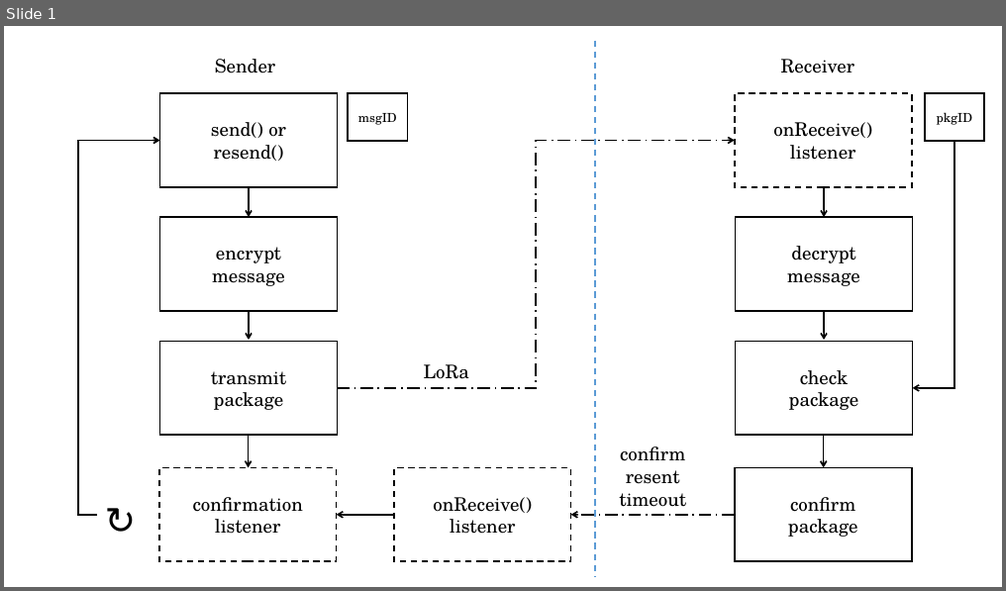
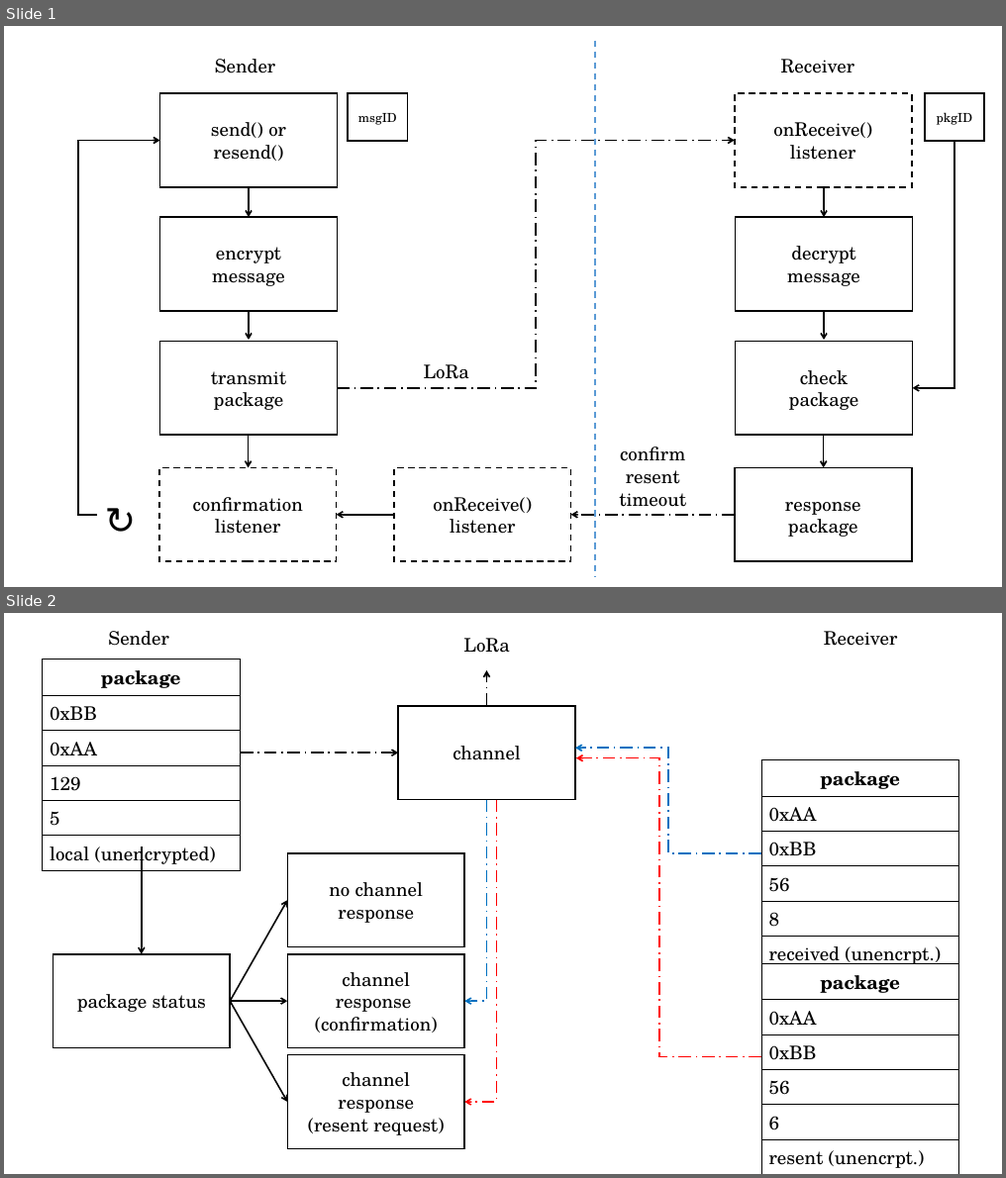
Before and after one commit to josephpal/esp32-LoraWAN, a slide deck: documentation/State-Machine.pptx. Shown one above the other, each under a label of ours: slide 1 before the commit, slides 1 and 2 after it. The pictures are 1006x591 and 1006x1178 pixels, drawn with LibreOffice and Linux fonts; fonts in the diff are those of the drawing. Boxes give left, top, right and bottom in pixels: in the first picture for what was removed or moved away, otherwise in the second. Text is boxed around its words. In the diff, an @@ line names an element or a change of style, - is before the commit and + after.

```diff
--- a/documentation/State-Machine.pptx
+++ b/documentation/State-Machine.pptx
@@ slide 2 added at box(4, 613, 1002, 1174), background #FFFFFF @@
@@ text added at box(108, 631, 169, 646), 18 pt, text #000000 @@
+Sender
@@ text added at box(463, 638, 509, 653), 18 pt, text #000000 @@
+LoRa
@@ text added at box(824, 631, 898, 646), 18 pt, text #000000 @@
+Receiver
@@ table added at box(43, 660, 240, 871), 6 rows, 1 columns @@
+package
+0xBB
+0xAA
+129
+5
+local (unencrypted)
@@ arrow added from (487, 706) to (487, 670), #000000 1.5 pt dashed @@
@@ rectangle added at box(399, 706, 576, 799), fill #FFFFFF, outline #000000 1.5 pt, 18 pt, text #000000 @@
+channel
@@ arrow added from (241, 753) to (399, 753), #000000 1.5 pt dashed @@
@@ elbow arrow added from (761, 854) to (575, 748), #0070C0 1.5 pt dashed @@
@@ elbow arrow added from (761, 1057) to (576, 759), #FF0000 1.5 pt dashed @@
@@ table added at box(761, 760, 959, 968), 6 rows, 1 columns @@
+package
+0xAA
+0xBB
+56
+8
+received (unencrpt.)
@@ elbow arrow added from (487, 799) to (464, 1001), #0070C0 1.5 pt dashed @@
@@ elbow arrow added from (497, 799) to (464, 1102), #FF0000 1.5 pt dashed @@
@@ arrow added from (142, 847) to (142, 955), #000000 1.5 pt @@
@@ rectangle added at box(288, 854, 465, 947), fill #FFFFFF, outline #000000 1.5 pt, 18 pt, text #000000 @@
+no channel
+response
@@ arrow added from (230, 1001) to (288, 900), #000000 1.5 pt @@
@@ rectangle added at box(53, 955, 230, 1048), fill #FFFFFF, outline #000000 1.5 pt, 18 pt, text #000000 @@
+package status
@@ rectangle added at box(288, 955, 465, 1048), fill #FFFFFF, outline #000000 1.5 pt, 18 pt, text #000000 @@
+channel
+response
+(confirmation)
@@ table added at box(761, 963, 959, 1172), 6 rows, 1 columns @@
+package
+0xAA
+0xBB
+56
+6
+resent (unencrpt.)
@@ arrow added from (230, 1001) to (288, 1001), #000000 1.5 pt @@
@@ arrow added from (230, 1001) to (288, 1102), #000000 1.5 pt @@
@@ rectangle added at box(288, 1056, 465, 1149), fill #FFFFFF, outline #000000 1.5 pt, 18 pt, text #000000 @@
+channel
+response
+(resent request)
@@ slide 1 changed as well @@
@@ text in rectangle at box(785, 502, 861, 515): text changed @@
-confirm
+response
```
Also in this commit, not shown: 1 other file.
